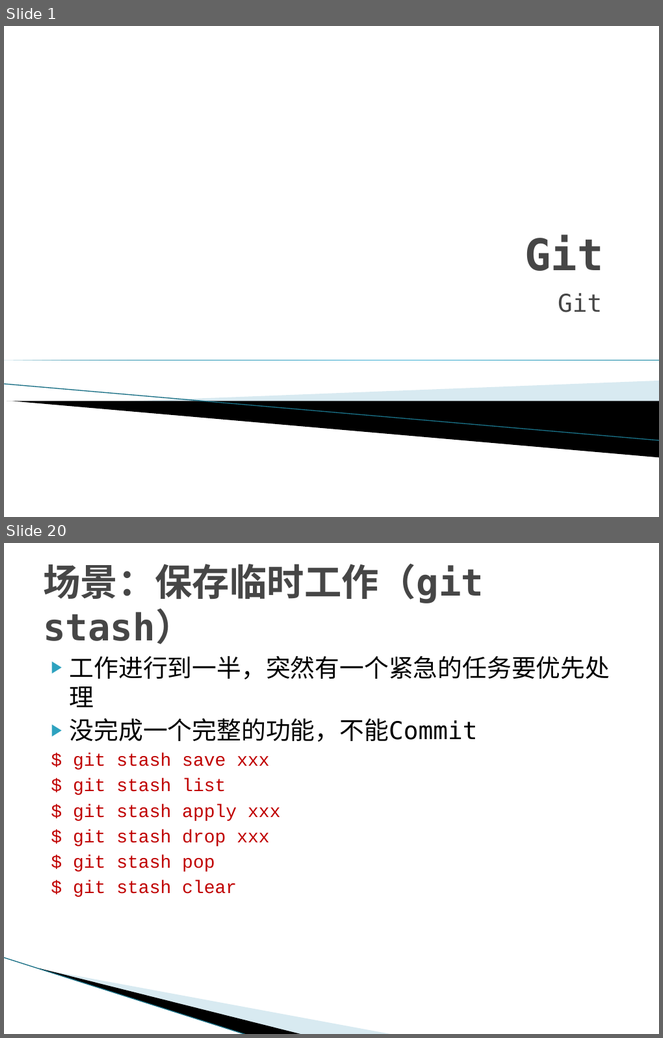
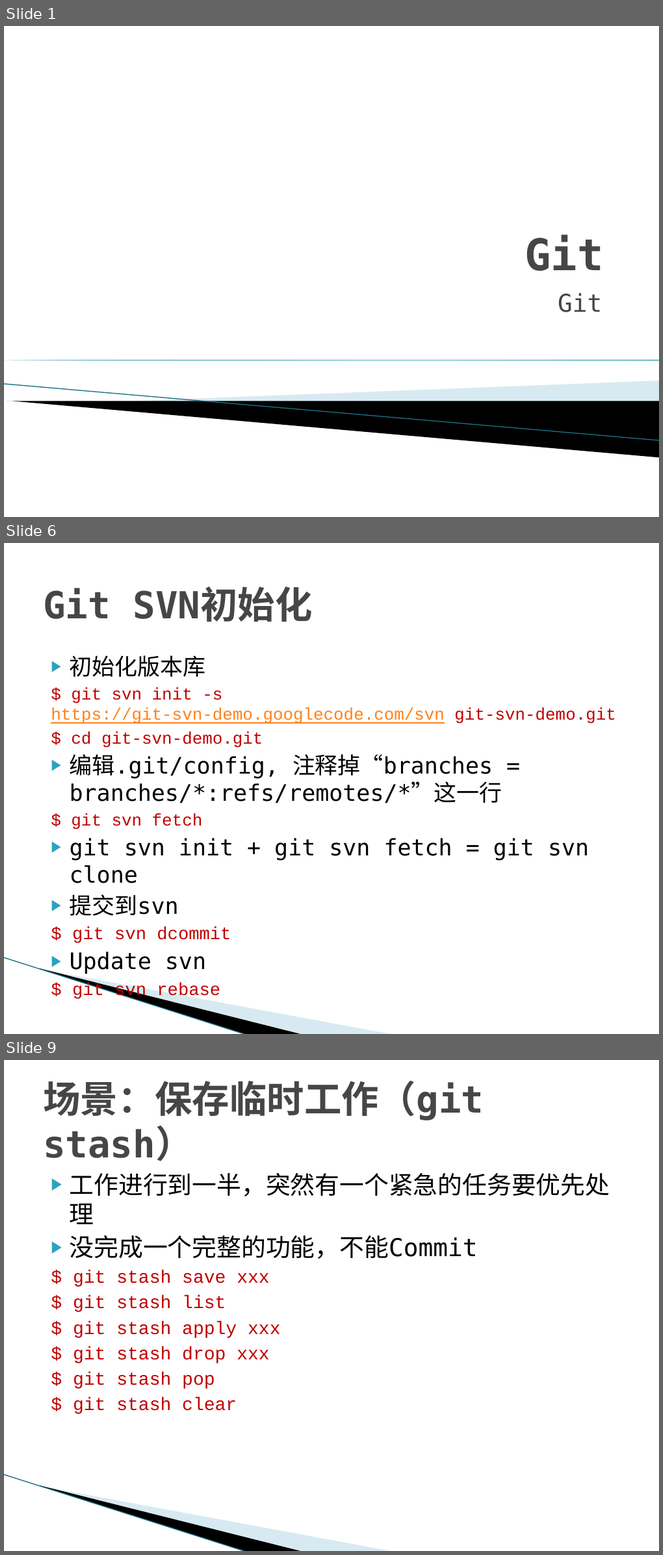
Before and after one commit to texnician/demo, a slide deck: ppt/Git.pptx. Shown one above the other, each under a label of ours: slides 1 and 20 before the commit, slides 1, 6 and 9 after it; the slides between them are not shown. The pictures are 663x1038 and 663x1555 pixels, drawn with LibreOffice and Linux fonts; fonts in the diff are those of the drawing; background and template pictures are left out. Boxes give left, top, right and bottom in pixels: in the first picture for what was removed or moved away, otherwise in the second. Text is boxed around its words. In the diff, an @@ line names an element or a change of style, - is before the commit and + after.

```diff
--- a/ppt/Git.pptx
+++ b/ppt/Git.pptx
@@ slide 6 added at (4,543,659,1034), background #FFFFFF; not listed: 3 template elements that a slide beside it also shows @@
@@ title added at (43,588,313,622), 41 pt, text #464646, bold @@
+Git SVN初始化
@@ text added at (51,655,616,975), 25 pt, text #000000 @@
+▶ 初始化版本库
+$ git svn init -s https://git-svn-demo.googlecode.com/svn git-svn-demo.git
+$ cd git-svn-demo.git
+▶ 编辑.git/config, 注释掉“branches = branches/*:refs/remotes/*”这一行
+$ git svn fetch
+▶ git svn init + git svn fetch = git svn clone
+▶ 提交到svn
+$ git svn dcommit
+▶ Update svn
+$ git svn rebase
@@ what was slide 20 is now slide 9 @@
```
Also in this commit, not shown: 5 slides changed, 7 other slides added, 14 other files.
